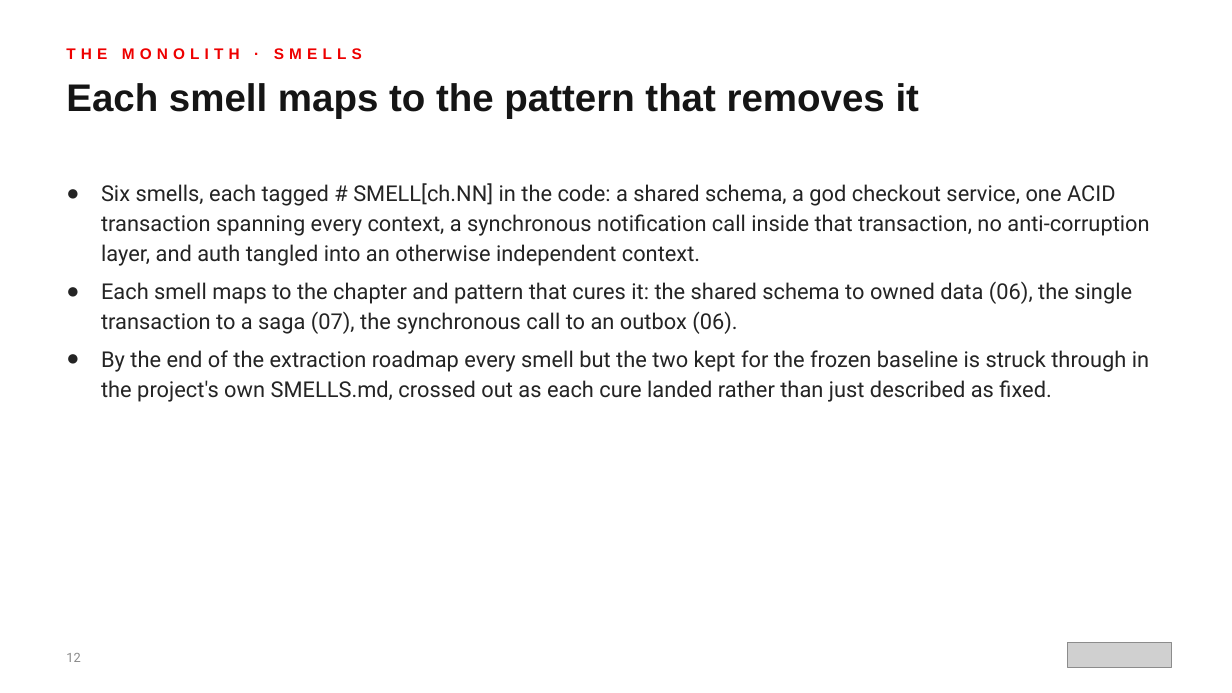
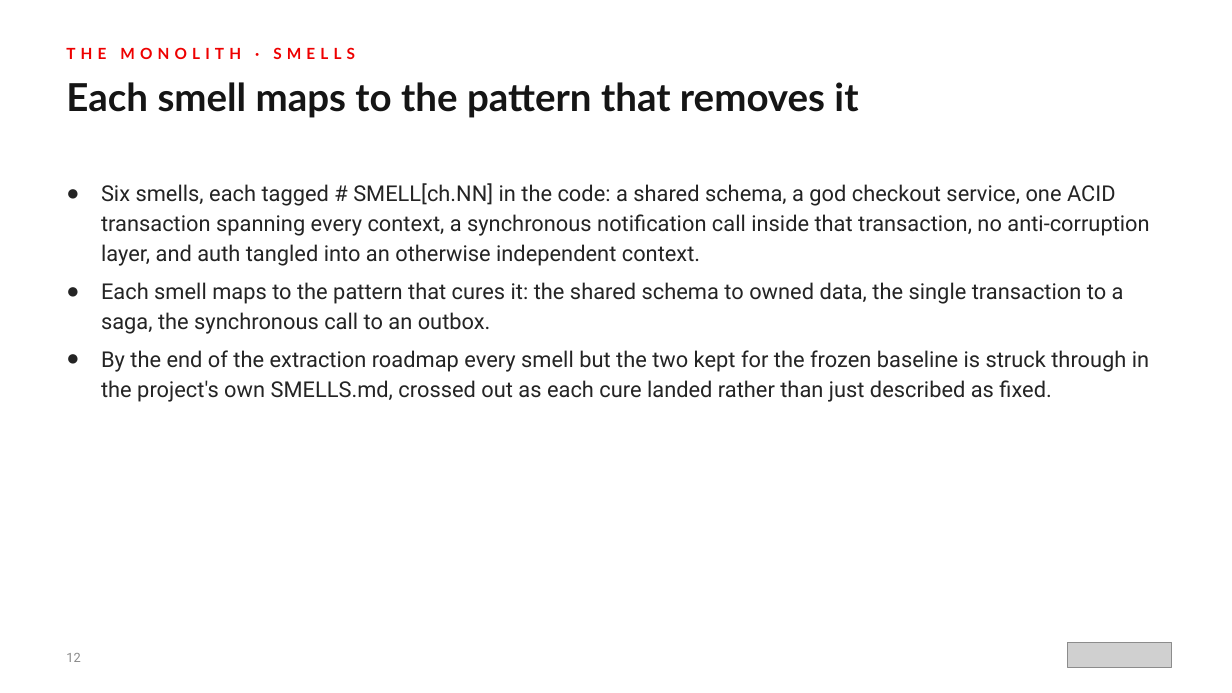
Before and after one commit to patterncatalyst/modernizing-enterprise-applications-python, a slide deck: slide 12 of presentation/modernizing-201/Modernizing-201-r1.1.pptx. Drawn at 1232x693 pixels with LibreOffice and Linux fonts; fonts in the diff are those of the drawing; grey boxes stand for pictures. Boxes give left, top, right and bottom in pixels: in the first picture for what was removed or moved away, otherwise in the second. Text is boxed around its words. In the diff, an @@ line names an element or a change of style, - is before the commit and + after.

```diff
--- a/presentation/modernizing-201/Modernizing-201-r1.1.pptx
+++ b/presentation/modernizing-201/Modernizing-201-r1.1.pptx
@@ text "THE MONOLITH · SMELLS" at bbox=[66, 47, 355, 59]: font Arial to Lato @@
@@ text "Each smell maps to the ..." at bbox=[66, 82, 858, 118]: font Arial to Lato @@
@@ text at bbox=[101, 282, 1124, 334]: text changed @@
-● Each smell maps to the chapter and pattern that cures it: the shared schema to owned data (06), the single transaction to a saga (07), the synchronous call to an outbox (06).
+● Each smell maps to the pattern that cures it: the shared schema to owned data, the single transaction to a saga, the synchronous call to an outbox.
```
Also in this commit, not shown: 82 other slides changed, 8 other files.
